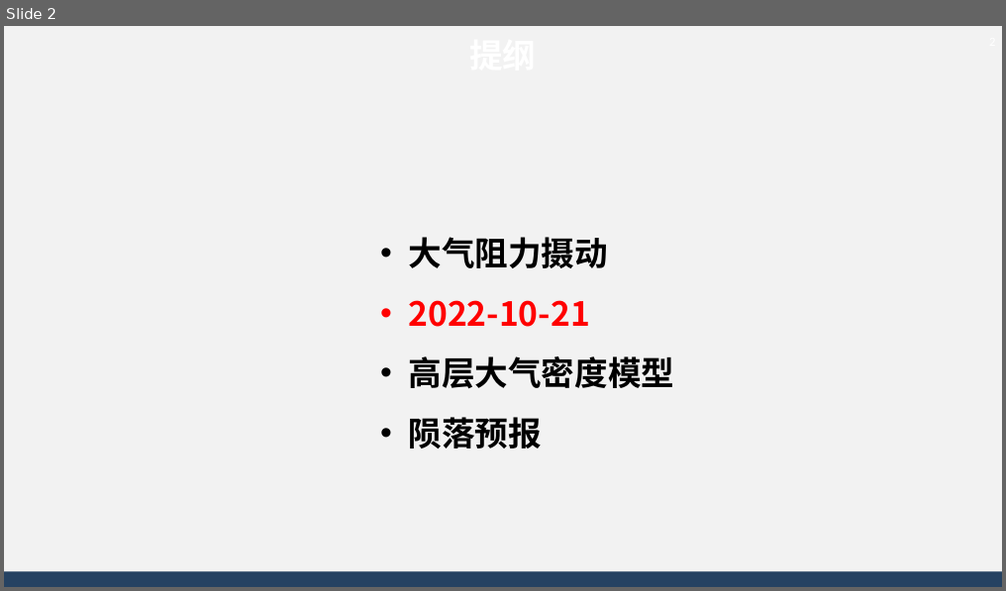
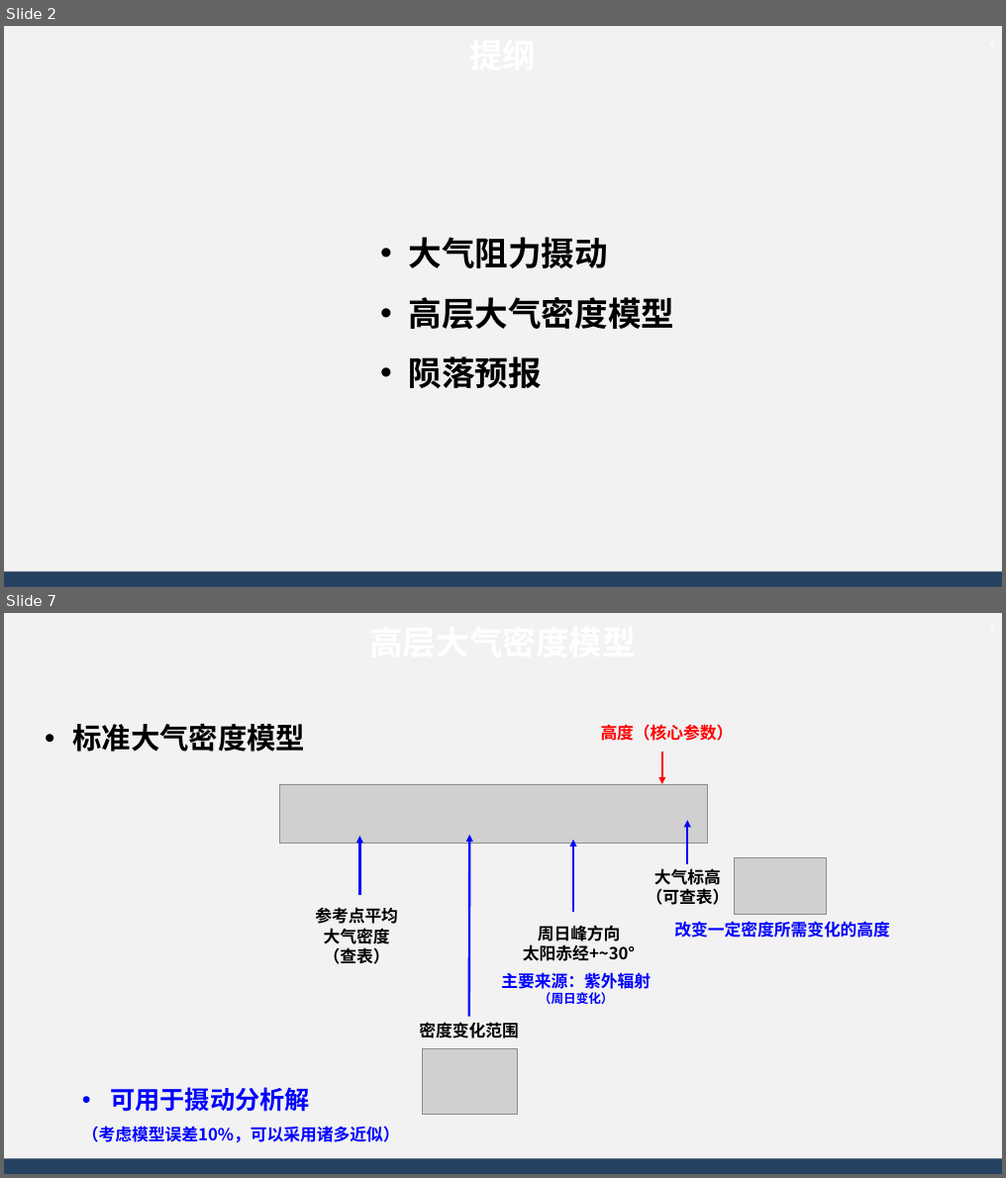
Before and after one commit to AsBackup/DAOSSA, a slide deck: 10 大气阻力摄动，大气密度模型，陨落预报.pptx. Shown one above the other, each under a label of ours: slide 2 before the commit, slides 2 and 7 after it; the slides between them are not shown. The pictures are 1006x591 and 1006x1178 pixels, drawn with LibreOffice and Linux fonts; fonts in the diff are those of the drawing; grey boxes stand for pictures; background and template pictures are left out. Boxes give left, top, right and bottom in pixels: in the first picture for what was removed or moved away, otherwise in the second. Text is boxed around its words. In the diff, an @@ line names an element or a change of style, - is before the commit and + after.

```diff
--- a/10 大气阻力摄动，大气密度模型，陨落预报.pptx
+++ b/10 大气阻力摄动，大气密度模型，陨落预报.pptx
@@ slide 7 added at [4,613,1002,1174], background #F2F2F2; not listed: 1 template element that a slide beside it also shows @@
@@ page number added at [966,613,1002,643], 12 pt, text #FFFFFF @@
+7
@@ text added at [72,723,400,1143], 16 pt, text #0000FF, bold @@
+• 标准大气密度模型
+  • 可用于摄动分析解
+  （考虑模型误差10%，可以采用诸多近似）
@@ text added at [72,723,305,752], 32 pt, text #FFFFFF, bold @@
+高层大气密度模型
@@ text added at [601,724,734,741], 16 pt, text #FF0000, bold @@
+高度（核心参数）
@@ arrow added from (662, 752) to (662, 784), #FF0000 2.25 pt @@
@@ picture added at [280,784,708,844] @@
@@ arrow added from (687, 864) to (687, 820), #0000FF 2.25 pt @@
@@ arrow added from (359, 895) to (359, 836), #0000FF 2.25 pt @@
@@ arrow added from (469, 1017) to (469, 835), #0000FF 2.25 pt @@
@@ arrow added from (573, 912) to (573, 840), #0000FF 2.25 pt @@
@@ text added at [647,868,730,905], 16 pt, text #000000, bold @@
+大气标高
+（可查表）
@@ picture added at [734,858,826,915] @@
@@ text added at [315,907,398,964], 16 pt, text #000000, bold @@
+参考点平均大气密度
+（查表）
@@ text added at [523,925,635,961], 16 pt, text #000000, bold @@
+周日峰方向
+太阳赤经+~30°
@@ text added at [674,921,890,938], 16 pt, text #0000FF, bold @@
+改变一定密度所需变化的高度
@@ text added at [501,972,650,1004], 16 pt, text #0000FF, bold @@
+主要来源：紫外辐射
+（周日变化）
@@ text added at [419,1022,518,1039], 16 pt, text #000000, bold @@
+密度变化范围
@@ picture added at [423,1049,517,1115] @@
@@ slide 2 changed as well @@
@@ text at [408,300,589,327]: paragraph removed @@
-• 2022-10-21
```
Also in this commit, not shown: 3 other slides changed, 6 other slides added, 5 slides removed.
